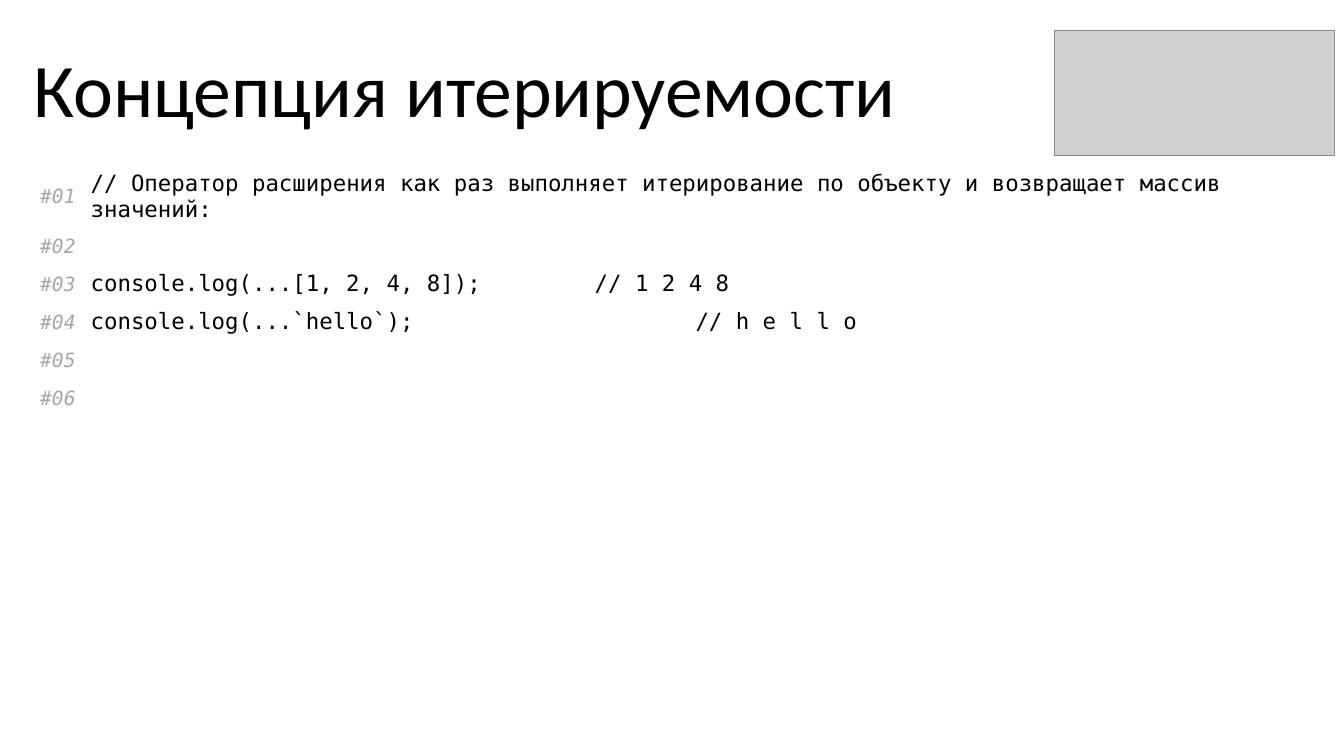
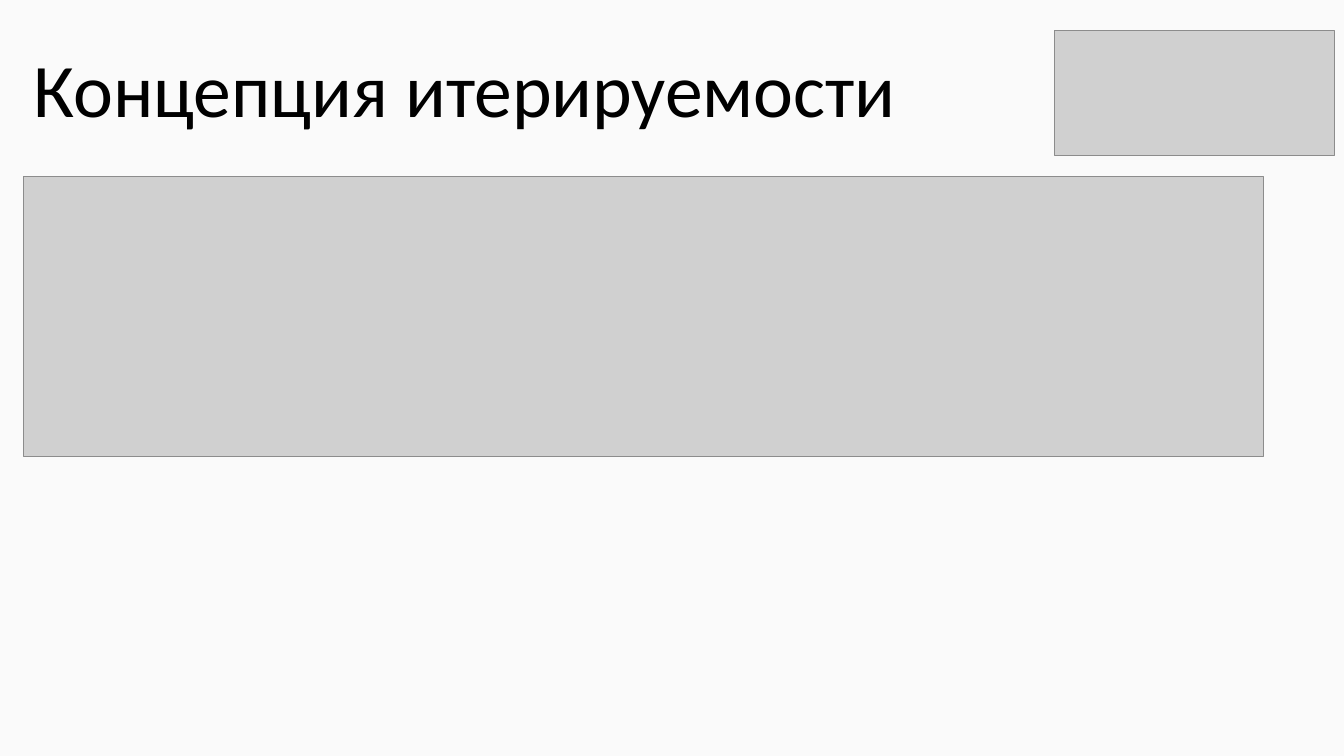
Before and after one commit to KOPTE3/modern-es, a slide deck: slide 43 of Modern ES.pptx (slide 42 before the commit). Drawn at 1344x756 pixels with LibreOffice and Linux fonts; fonts in the diff are those of the drawing; grey boxes stand for pictures. Boxes give left, top, right and bottom in pixels: in the first picture for what was removed or moved away, otherwise in the second. Text is boxed around its words. In the diff, an @@ line names an element or a change of style, - is before the commit and + after.

```diff
--- a/Modern ES.pptx
+++ b/Modern ES.pptx
@@ background #FFFFFF to #FAFAFA @@
@@ table removed at (23,166,1328,409), 6 rows, 2 columns @@
-#01 | // Оператор расширения как раз выполняет итерирование по объекту и возвращает массив значений:
-#02 | 
-#03 | console.log(...[1, 2, 4, 8]); // 1 2 4 8
-#04 | console.log(...`hello`); // h e l l o
-#05 | 
-#06 | 
@@ picture added at (23,177,1263,457) @@
```
Also in this commit, not shown: 47 other slides changed, 15 slides added, 11 slides removed, 46 other files.
